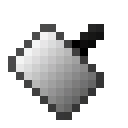
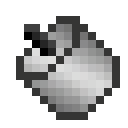
Layered file, before and after one edit (128×128). Changes by layer:
removed layer "piston" over [8, 24, 104, 120]
removed layer "Calque copié" over [80, 24, 104, 48]
added layer "motor" above "colored" over [16, 16, 120, 120]
added layer "colored" over [24, 24, 112, 112]
